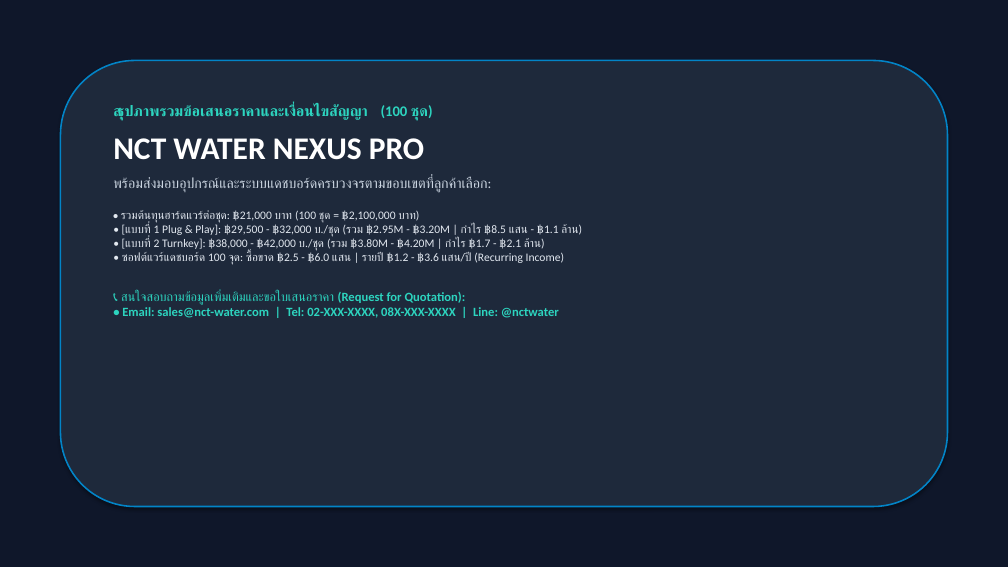
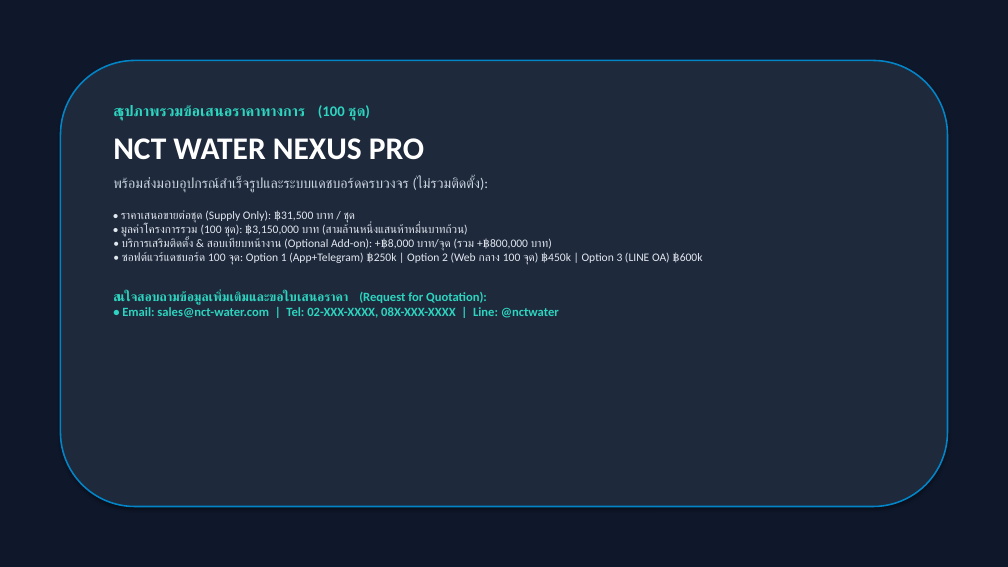
Before and after one commit to WoobWarb/nct-water-nexus, a slide deck: slide 8 of NCT_Water_Nexus_Report_and_Pricing.pptx. Drawn at 1008x567 pixels with LibreOffice and Linux fonts; fonts in the diff are those of the drawing. Boxes give left, top, right and bottom in pixels: in the first picture for what was removed or moved away, otherwise in the second. Text is boxed around its words. In the diff, an @@ line names an element or a change of style, - is before the commit and + after.

```diff
--- a/NCT_Water_Nexus_Report_and_Pricing.pptx
+++ b/NCT_Water_Nexus_Report_and_Pricing.pptx
@@ text at (113,105,370,121): text changed @@
-💧 สรุปภาพรวมข้อเสนอราคาและเงื่อนไขสัญญา (100 ชุด)
+💧 สรุปภาพรวมข้อเสนอราคาทางการ (100 ชุด)
@@ text at (113,176,703,265): text changed @@
-พร้อมส่งมอบอุปกรณ์และระบบแดชบอร์ดครบวงจรตามขอบเขตที่ลูกค้าเลือก:
-• รวมต้นทุนฮาร์ดแวร์ต่อชุด: ฿21,000 บาท (100 ชุด = ฿2,100,000 บาท)
-• [แบบที่ 1 Plug & Play]: ฿29,500 - ฿32,000 บ./ชุด (รวม ฿2.95M - ฿3.20M | กำไร ฿8.5 แสน - ฿1.1 ล้าน)
-• [แบบที่ 2 Turnkey]: ฿38,000 - ฿42,000 บ./ชุด (รวม ฿3.80M - ฿4.20M | กำไร ฿1.7 - ฿2.1 ล้าน)
-• ซอฟต์แวร์แดชบอร์ด 100 จุด: ซื้อขาด ฿2.5 - ฿6.0 แสน | รายปี ฿1.2 - ฿3.6 แสน/ปี (Recurring Income)
+พร้อมส่งมอบอุปกรณ์สำเร็จรูปและระบบแดชบอร์ดครบวงจร (ไม่รวมติดตั้ง):
+• ราคาเสนอขายต่อชุด (Supply Only): ฿31,500 บาท / ชุด
+• มูลค่าโครงการรวม (100 ชุด): ฿3,150,000 บาท (สามล้านหนึ่งแสนห้าหมื่นบาทถ้วน)
+• บริการเสริมติดตั้ง & สอบเทียบหน้างาน (Optional Add-on): +฿8,000 บาท/จุด (รวม +฿800,000 บาท)
+• ซอฟต์แวร์แดชบอร์ด 100 จุด: Option 1 (App+Telegram) ฿250k | Option 2 (Web กลาง 100 จุด) ฿450k | Option 3 (LINE OA) ฿600k
```
Also in this commit, not shown: 4 other slides changed, 1 slide added, 1 slide removed, 9 other files.
